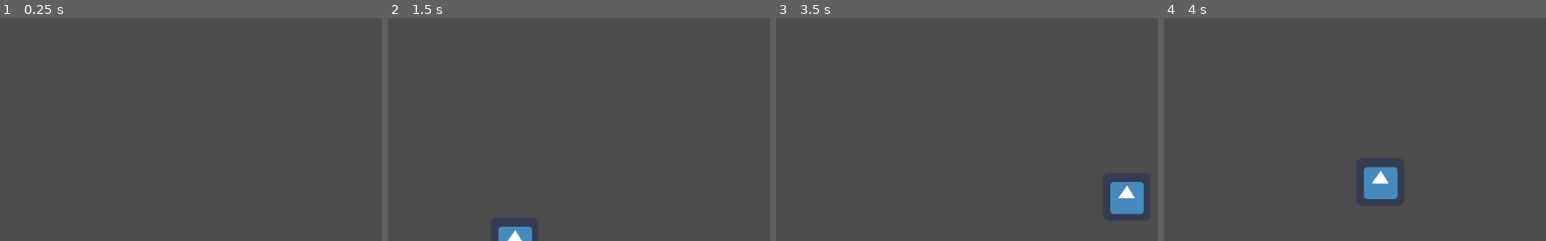
Above: before the commit, frames 1-4 (left to right).
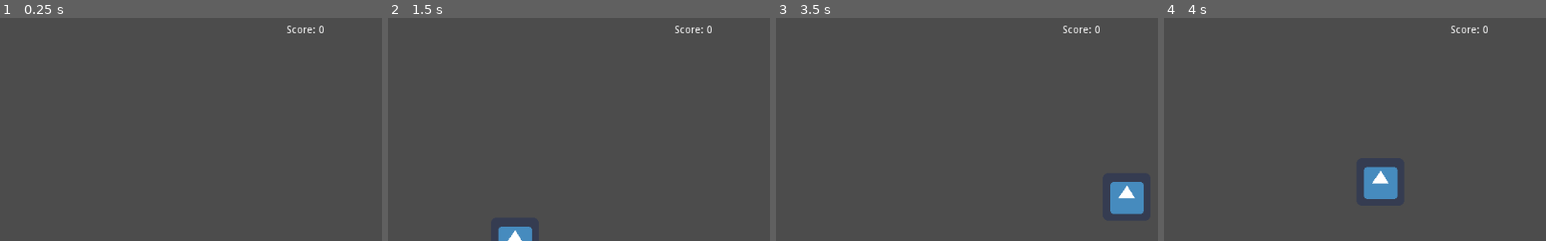
Above: after the commit, the same moments.

Repository: Tyrannas/Boxynator
Game: Godot game, scene res://Main.tscn
The game is run twice, just before and just after one commit, with the same random seed, the same clock (stepped at 60 frames per second) and the same inputs. The engine's default icon, where the game draws it, is replaced by a stand-in: a white triangle on a blue panel in a dark square.
Inputs:
- Up to frame 1 (0.25 s): no input
- Up to frame 2 (1.5 s): tap Enter at 0.5 s; hold D (ui_right) 0.53-1.28 s; hold S (ui_down) from 1.28 s (still down)
- Up to frame 3 (3.5 s): release S (ui_down) at 2.03 s; hold D (ui_right) 2.03-2.78 s; hold Z (ui_up) from 2.78 s (still down)
- Up to frame 4 (4 s): release Z (ui_up) at 3.53 s; hold Q (ui_left) from 3.53 s (still down)
The pictures show only the part of the screen within x 50-100%, y 1-51%; the shares and areas given below are measured in that part.

The runs differ from the first frame. In frame 1, 0.1% of the frame differs, in the area x 75-85%, y 3-7%; in frame 2, 0.1%; in frame 3, 0.1%; in frame 4, 0.1%.

Commit message:
adding basic score

Diff:
--- a/Grabbable.gd
+++ b/Grabbable.gd
@@ -16,6 +16,9 @@
 #	"direction": Vector2
 #}
 var side
+# use to determine wether the collision with another ennemy should be considered as harmful for the ennemy
+var is_projectile = false
+signal hit
 
 # Called when the node enters the scene tree for the first time.
 func _ready():
@@ -27,6 +30,7 @@
 func set_target(_node, player_side):
 	target = _node
 	side = player_side
+	is_projectile = false
 
 func release(direction):
 	var scene = get_parent().get_parent()
@@ -37,6 +41,7 @@
 	set_mode(RigidBody.MODE_RIGID)
 	linear_velocity = direction
 	side = null
+	is_projectile = true
 
 func _on_collision_with_target(node):
 	# on fait ça parceque les modifications de physique dans un callback de collision ça plante
@@ -59,7 +64,10 @@
 		set_mode(RigidBody2D.MODE_KINEMATIC)
 		# on appelle le parent pour réautoriser le hook
 		get_parent().on_target_reached(side["name"])
-
+	# a priori si autre collision c'est avec un autre ennemy
+	else:
+		if is_projectile:
+			emit_signal("hit")
 
 func _physics_process(delta):
 	if target:
--- a/Main.gd
+++ b/Main.gd
@@ -32,3 +32,4 @@
 	# Set the velocity (speed & direction).
 	mob.linear_velocity = Vector2(rand_range(mob.min_speed, mob.max_speed), 0)
 	mob.linear_velocity = mob.linear_velocity.rotated(direction)
+	mob.connect("hit", $UserInterface/ScoreLabel, "_on_mob_hit")
--- a/Main.tscn
+++ b/Main.tscn
@@ -1,7 +1,8 @@
-[gd_scene load_steps=4 format=2]
+[gd_scene load_steps=5 format=2]
 
 [ext_resource path="res://Player.tscn" type="PackedScene" id=1]
 [ext_resource path="res://Main.gd" type="Script" id=2]
+[ext_resource path="res://ScoreLabel.gd" type="Script" id=3]
 
 [sub_resource type="Curve2D" id=1]
 _data = {
@@ -23,4 +24,28 @@
 [node name="MobTimer" type="Timer" parent="."]
 wait_time = 2.0
 autostart = true
+
+[node name="UserInterface" type="Control" parent="."]
+margin_left = 144.0
+margin_top = 16.0
+margin_right = 336.0
+margin_bottom = 56.0
+__meta__ = {
+"_edit_use_anchors_": false
+}
+
+[node name="ScoreLabel" type="Label" parent="UserInterface"]
+anchor_left = 0.167
+anchor_top = -0.4
+anchor_right = 0.167
+anchor_bottom = -0.4
+margin_left = 719.936
+margin_top = 16.0
+margin_right = 847.936
+margin_bottom = 48.0
+text = "Score: 0"
+script = ExtResource( 3 )
+__meta__ = {
+"_edit_use_anchors_": false
+}
 [connection signal="timeout" from="MobTimer" to="." method="_on_MobTimer_timeout"]
--- a/Player.gd
+++ b/Player.gd
@@ -88,7 +88,6 @@
 		$RayCast2D.cast_to = hook_size * target["direction"]
 		var res = $RayCast2D.get_collider()
 		if res:
-			print(res)
 			res.set_target(self, {"name": direction, "direction": target["direction"]})
 			target["hookable"] = false
 			target["hooked"] = res
--- /dev/null
+++ b/ScoreLabel.gd
@@ -0,0 +1,19 @@
+extends Label
+
+
+# Declare member variables here. Examples:
+# var a = 2
+# var b = "text"
+var score = 0
+
+# Called when the node enters the scene tree for the first time.
+func _ready():
+	pass # Replace with function body.
+
+func _on_mob_hit():
+	score += 100
+	text = "Score: %s" % score
+
+# Called every frame. 'delta' is the elapsed time since the previous frame.
+#func _process(delta):
+#	pass
